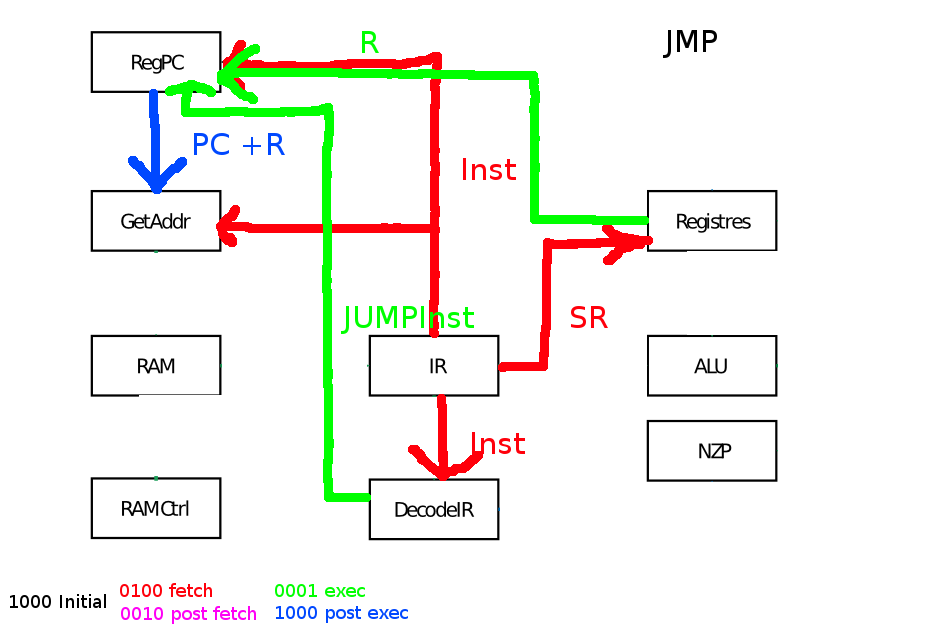
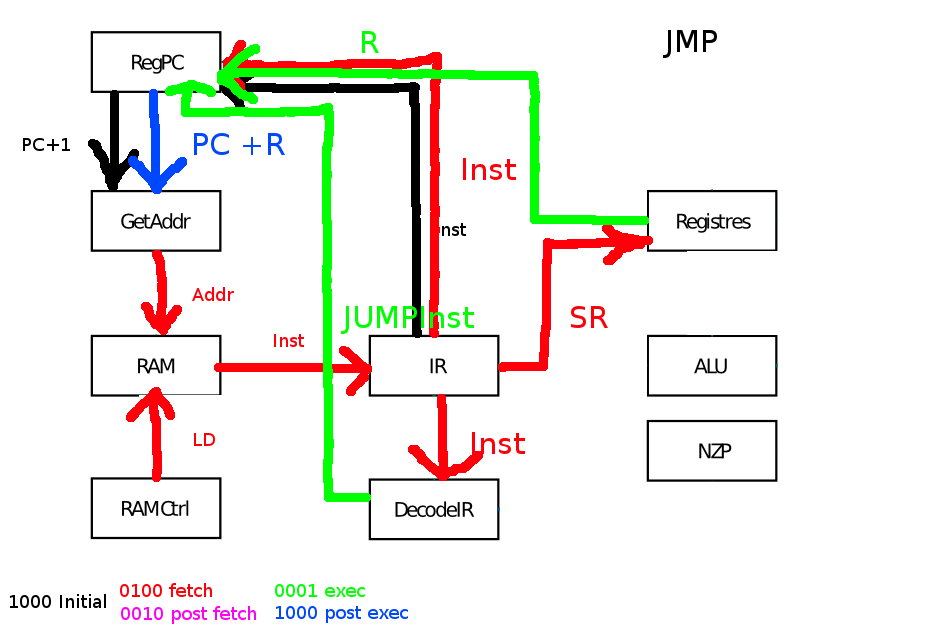
Comparing the layer stacks of the two (930, 632) images. Changes:
added layer "Inst #3" in group "FETCH" over [274, 334, 304, 347]
added layer "LD" in group "FETCH" over [194, 433, 215, 446]
added layer "Addr" in group "FETCH" over [192, 287, 234, 301]
renamed "Initial" to "fetch", painted on it over [126, 77, 466, 482]
added layer "PC+1" in group "INITIAL" over [23, 138, 70, 151]
added layer "Inst #2" in group "INITIAL" over [442, 223, 466, 236]
added layer "Calque" in group "INITIAL" over [88, 77, 422, 338]
